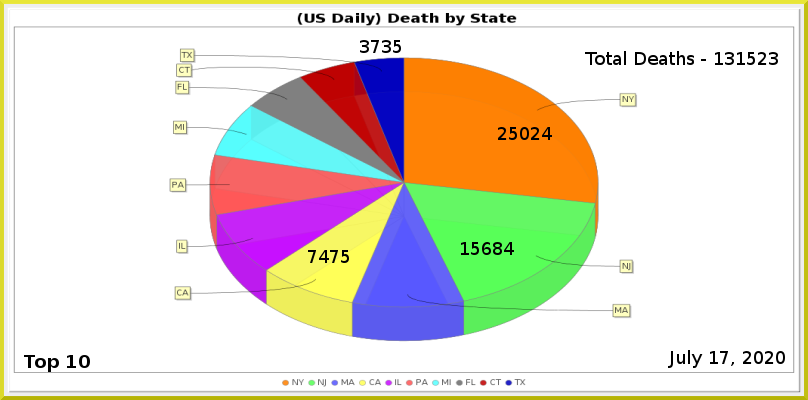
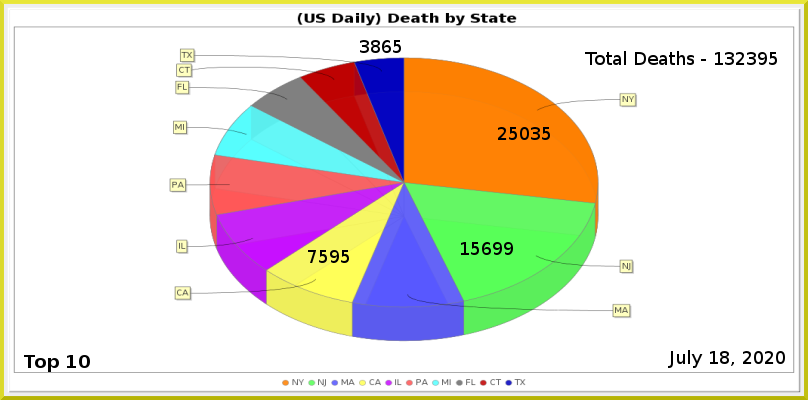
Layered file, before and after one edit (808×400). Changes by layer:
painted on "Least" over [371, 40, 391, 53]
painted on "CA" over [319, 250, 339, 263]
painted on "NJ" over [493, 242, 514, 255]
painted on "NY" over [531, 127, 552, 140]
renamed "Total Deaths - 131523" to "Total Deaths - 132395", painted on it over [736, 52, 778, 65]
painted on "Current Date" over [720, 351, 729, 364]
